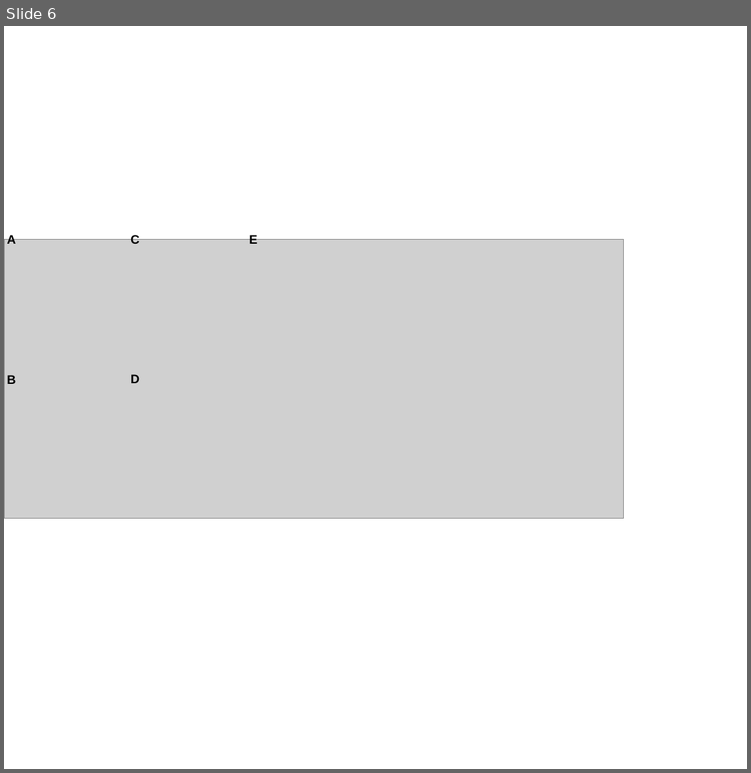
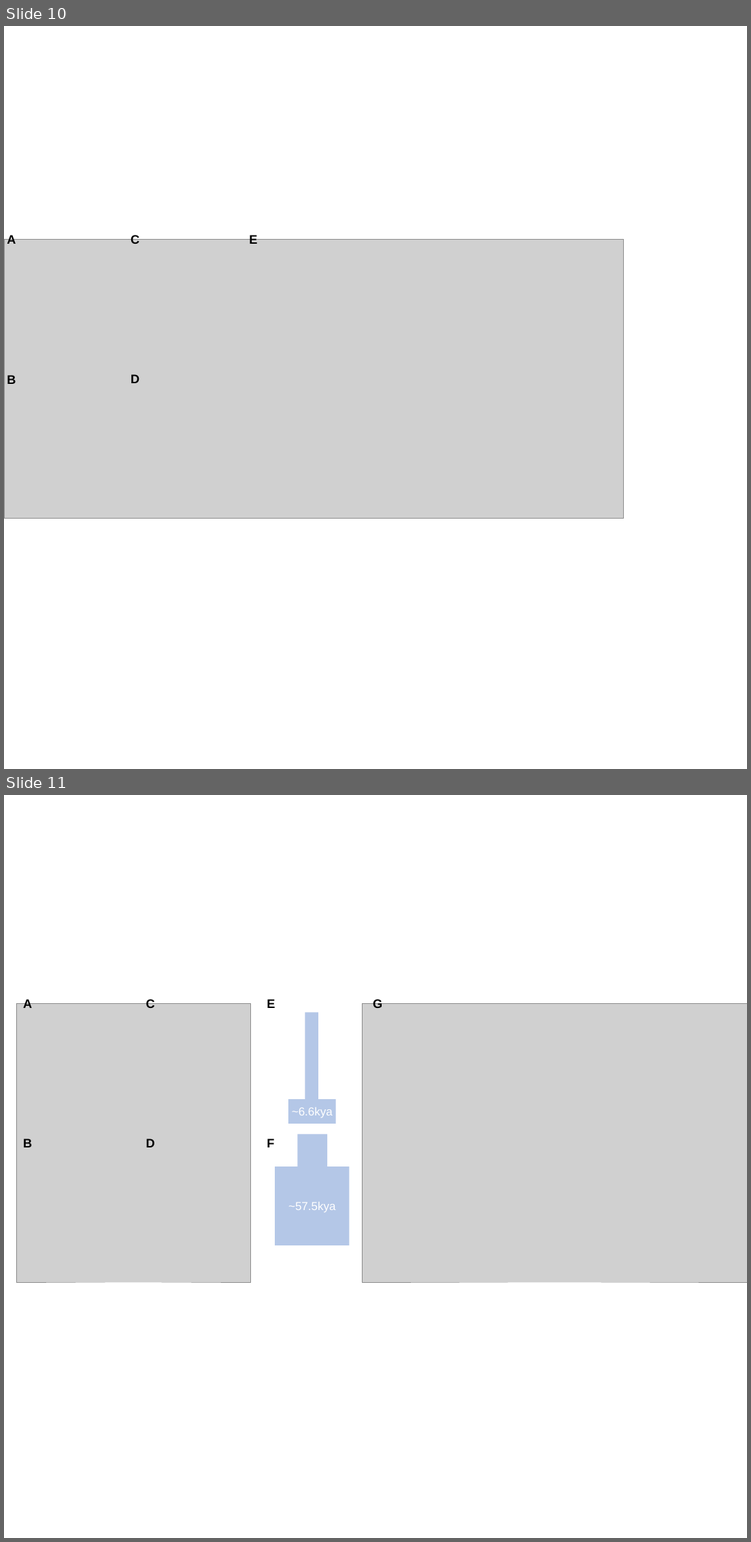
Before and after one commit to jon-mah/demo_for_ccgb, a slide deck: Summary/figures.pptx. Shown one above the other, each under a label of ours: slide 6 before the commit, slides 10 and 11 after it. The pictures are 751x773 and 751x1542 pixels, drawn with LibreOffice and Linux fonts; fonts in the diff are those of the drawing; grey boxes stand for pictures. Boxes give left, top, right and bottom in pixels: in the first picture for what was removed or moved away, otherwise in the second. Text is boxed around its words. In the diff, an @@ line names an element or a change of style, - is before the commit and + after.

```diff
--- a/Summary/figures.pptx
+++ b/Summary/figures.pptx
@@ slide 11 added at [4,795,747,1538], background #FFFFFF @@
@@ text added at [23,998,32,1008], 30 pt, text #000000, bold @@
+A
@@ text added at [146,998,155,1008], 30 pt, text #000000, bold @@
+C
@@ text added at [373,998,382,1008], 30 pt, text #000000, bold @@
+G
@@ picture added at [16,1003,250,1282] @@
@@ text added at [266,999,275,1008], 30 pt, text #000000, bold @@
+E
@@ rectangle added at [305,1012,318,1099], fill #B4C7E7 @@
@@ picture added at [362,1003,747,1282] @@
@@ rectangle added at [288,1099,336,1123], fill #B4C7E7, 28 pt, text #FFFFFF @@
+~6.6kya
@@ text added at [23,1138,32,1147], 30 pt, text #000000, bold @@
+B
@@ text added at [146,1138,155,1147], 30 pt, text #000000, bold @@
+D
@@ text added at [266,1138,274,1147], 30 pt, text #000000, bold @@
+F
@@ rectangle added at [298,1134,327,1166], fill #B4C7E7 @@
@@ rectangle added at [275,1166,349,1245], fill #B4C7E7, 28 pt, text #FFFFFF @@
+~57.5kya
@@ what was slide 6 is now slide 10 @@
```
Also in this commit, not shown: 3 slides changed, 20 other slides added, 7 slides removed, 8 other files.
